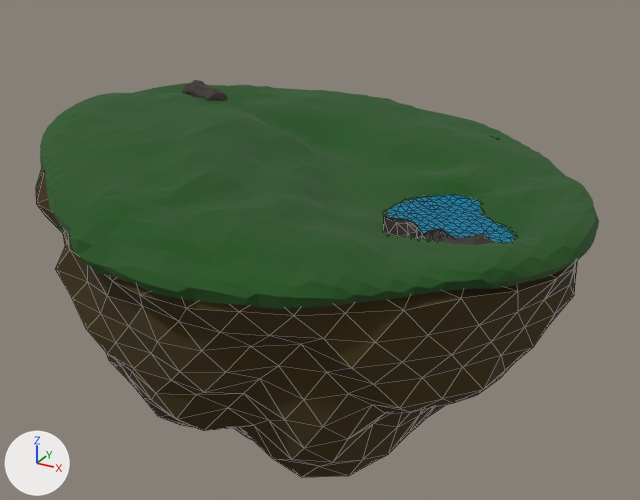
Two versions of the Blender file Assets/Prefabs/Map.blend, one commit apart.
The view is the same before and after, from a 50 mm camera at (16.3, -27.3, 10.9) aimed at (1.1, 0.2, -2.8). Lighting does not change. The marker at lower left points along +X, +Y and +Z. Mesh edges are drawn as thin lines on the coarser meshes.

In view in the first picture: 'Dirt', 'Grass', 'Rock.001', 'Water'.
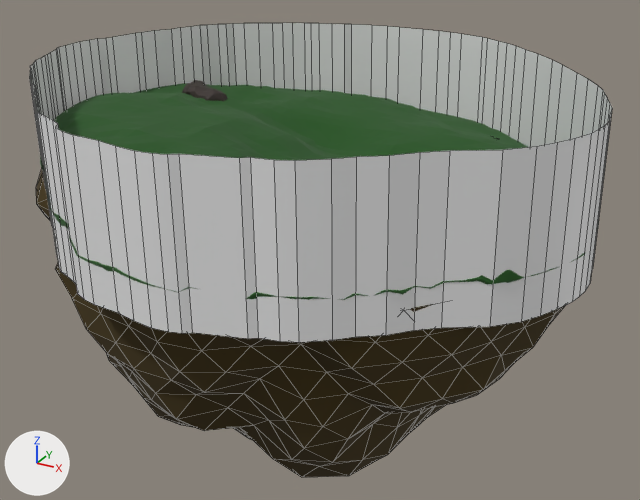
The change, as a list of edits to the scene's bpy script:
```text
Add me_plane_003:
    me_plane_003.from_pydata(...)  # 224 vertices, 112 faces; spans x -1.1..1.0, y -26.8..36.8, z -21.8..0.0
Add ob_borders:
    ob_borders = bpy.data.objects.new('Borders', me_plane_003)
    ob_borders.location = (11.59, -1.84, 1.52)
    ob_borders.rotation_euler = (0.0, 1.558, 0.0)  # degrees (0, 89, 0)
    ob_borders.scale = (2.59, 0.318, 1.0)
```

Changed parts and their boxes [x1, y1, x2, y2] in the pictures (640 x 500 px):
'Borders', added: after [29, 23, 612, 342]
'Grass', unchanged, covered by the edit: before [40, 83, 599, 309]; after [40, 83, 599, 300]
'Water', unchanged, covered by the edit: before [387, 195, 514, 242]
